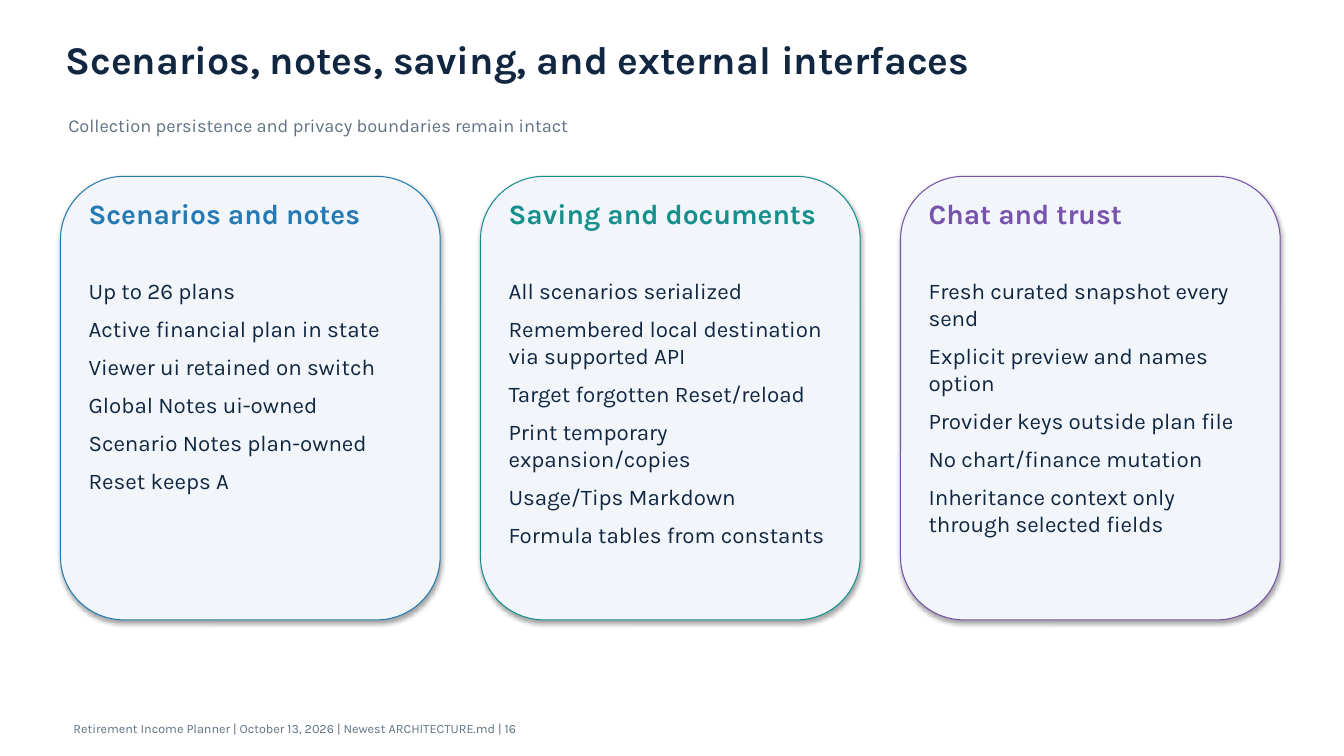
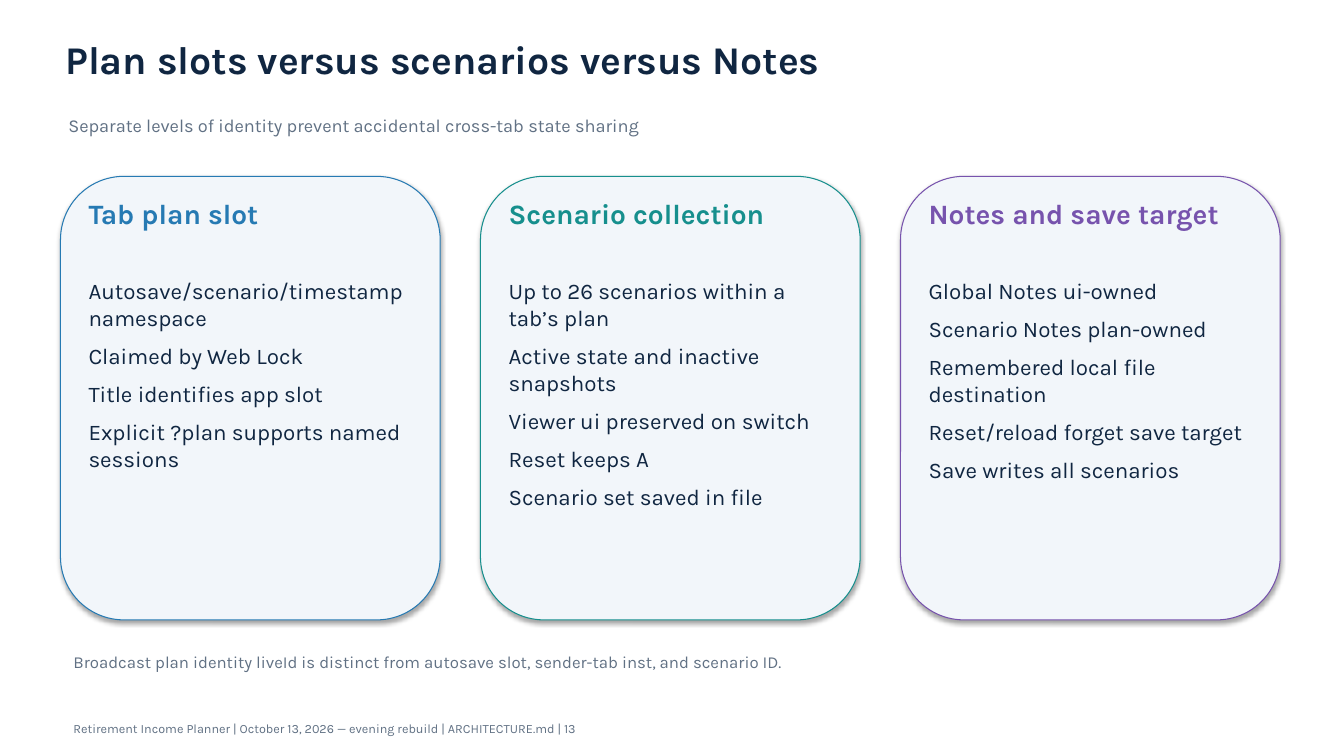
Before and after one commit to howardc64/retirefin, a slide deck: slide 13 of docs/retirement_income_planner_architecture.pptx (slide 16 before the commit). Drawn at 1344x756 pixels with LibreOffice and Linux fonts; fonts in the diff are those of the drawing. Boxes give left, top, right and bottom in pixels: in the first picture for what was removed or moved away, otherwise in the second. Text is boxed around its words. In the diff, an @@ line names an element or a change of style, - is before the commit and + after.

```diff
--- a/docs/retirement_income_planner_architecture.pptx
+++ b/docs/retirement_income_planner_architecture.pptx
@@ text at bbox=[65, 46, 819, 75]: text changed @@
-Scenarios, notes, saving, and external interfaces
+Plan slots versus scenarios versus Notes
@@ text at bbox=[68, 119, 639, 137]: text changed @@
-Collection persistence and privacy boundaries remain intact
+Separate levels of identity prevent accidental cross-tab state sharing
@@ text at bbox=[89, 204, 258, 231]: text changed @@
-Scenarios and notes
+Tab plan slot
@@ text at bbox=[509, 204, 764, 225]: text changed @@
-Saving and documents
+Scenario collection
@@ text at bbox=[929, 205, 1218, 231]: text changed @@
-Chat and trust
+Notes and save target
@@ text at bbox=[89, 282, 403, 468]: text changed @@
-Up to 26 plans
-Active financial plan in state
-Viewer ui retained on switch
-Global Notes ui-owned
-Scenario Notes plan-owned
-Reset keeps A
+Autosave/scenario/timestamp namespace
+Claimed by Web Lock
+Title identifies app slot
+Explicit ?plan supports named sessions
@@ text at bbox=[509, 283, 810, 506]: text changed @@
-All scenarios serialized
-Remembered local destination via supported API
-Target forgotten Reset/reload
-Print temporary expansion/copies
-Usage/Tips Markdown
-Formula tables from constants
+Up to 26 scenarios within a tab’s plan
+Active state and inactive snapshots
+Viewer ui preserved on switch
+Reset keeps A
+Scenario set saved in file
@@ text at bbox=[929, 283, 1242, 479]: text changed @@
-Fresh curated snapshot every send
-Explicit preview and names option
-Provider keys outside plan file
-No chart/finance mutation
-Inheritance context only through selected fields
+Global Notes ui-owned
+Scenario Notes plan-owned
+Remembered local file destination
+Reset/reload forget save target
+Save writes all scenarios
@@ text added at bbox=[73, 656, 782, 672], 12 pt, text #617184 @@
+Broadcast plan identity liveId is distinct from autosave slot, sender-tab inst, and scenario ID.
@@ text at bbox=[73, 724, 576, 736]: text changed @@
-Retirement Income Planner | October 13, 2026 | Newest ARCHITECTURE.md | 16
+Retirement Income Planner | October 13, 2026 — evening rebuild | ARCHITECTURE.md | 13
```
Also in this commit, not shown: 7 other slides changed, 7 slides added, 9 slides removed, 10 other files.
